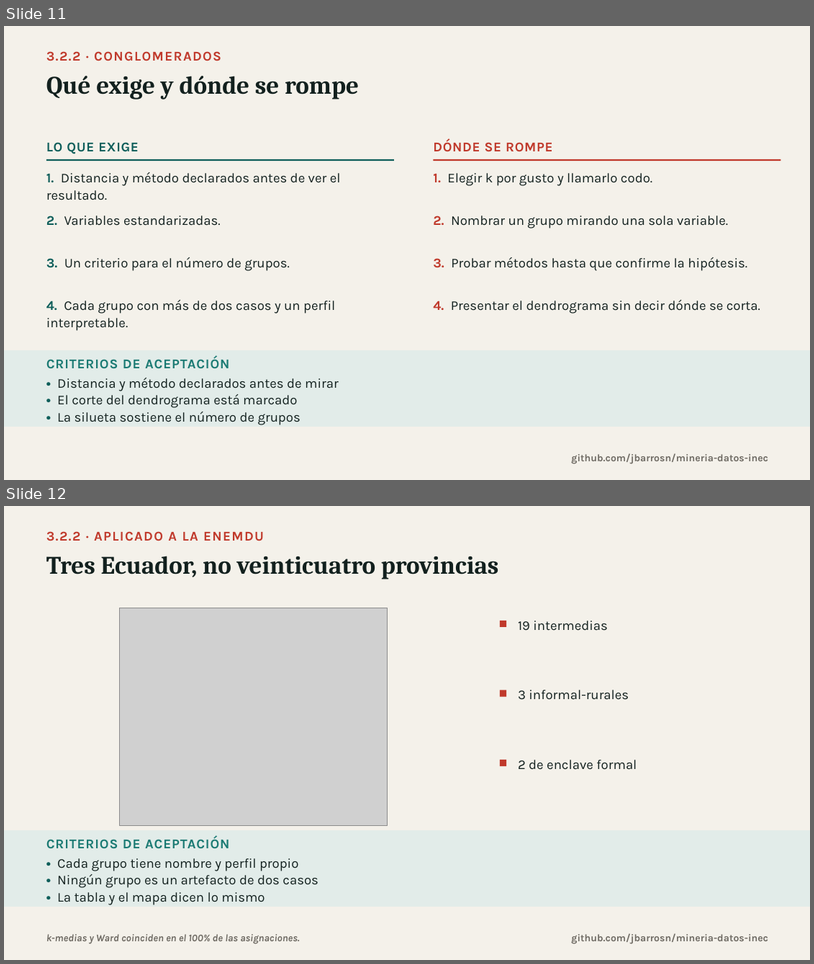
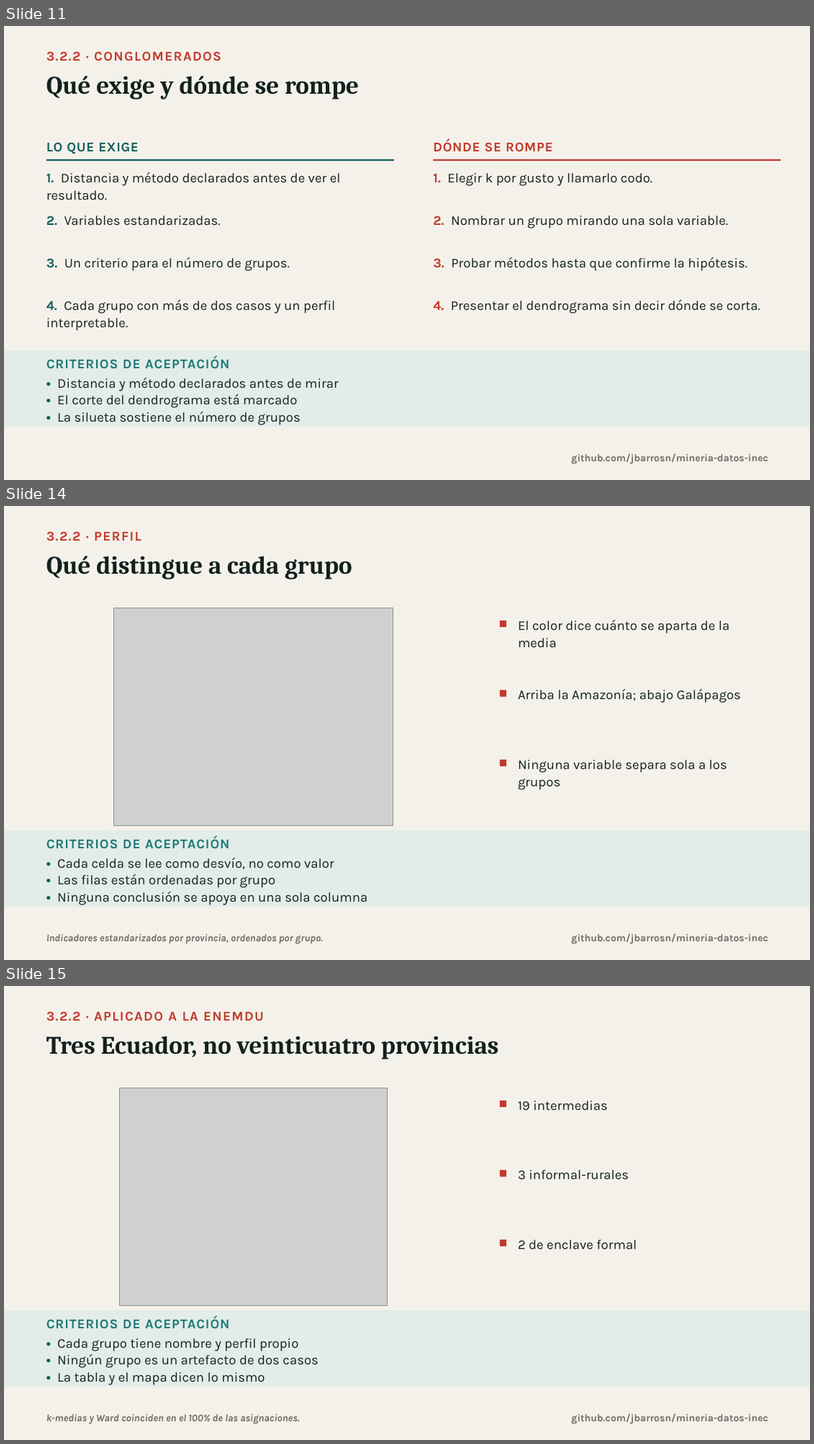
Before and after one commit to jbarrosn/mineria-datos-inec, a slide deck: docs/diapositivas/02_multivariante.pptx. Shown one above the other, each under a label of ours: slides 11 and 12 before the commit, slides 11, 14 and 15 after it; the slides between them are not shown. The pictures are 814x964 and 814x1444 pixels, drawn with LibreOffice and Linux fonts; fonts in the diff are those of the drawing; grey boxes stand for pictures. Boxes give left, top, right and bottom in pixels: in the first picture for what was removed or moved away, otherwise in the second. Text is boxed around its words. In the diff, an @@ line names an element or a change of style, - is before the commit and + after.

Commit message:
Agrega plano antes/despues, silueta y perfil en calor al bloque de conglomerados

```diff
--- a/docs/diapositivas/02_multivariante.pptx
+++ b/docs/diapositivas/02_multivariante.pptx
@@ slide 14 added at (4, 506, 810, 960), background #F4F1EA @@
@@ text added at (46, 531, 142, 541), 16 pt, text #C0392B, bold @@
+3.2.2 · PERFIL
@@ text added at (46, 556, 352, 579), 30 pt, text #12201E, bold @@
+Qué distingue a cada grupo
@@ picture added at (113, 608, 394, 826) @@
@@ rectangle added at (500, 620, 507, 627), fill #C0392B @@
@@ text added at (518, 620, 730, 648), 16 pt, text #12201E @@
+El color dice cuánto se aparta de la media
@@ rectangle added at (500, 690, 507, 697), fill #C0392B @@
@@ text added at (518, 689, 741, 703), 16 pt, text #12201E @@
+Arriba la Amazonía; abajo Galápagos
@@ rectangle added at (500, 759, 507, 766), fill #C0392B @@
@@ text added at (518, 759, 728, 790), 16 pt, text #12201E @@
+Ninguna variable separa sola a los grupos
@@ rectangle added at (4, 830, 810, 906), fill #E2ECE9 @@
@@ text added at (46, 836, 229, 849), 16 pt, text #1B7A73, bold @@
+CRITERIOS DE ACEPTACIÓN
@@ text added at (57, 857, 368, 905), 16 pt, text #12201E @@
+• Cada celda se lee como desvío, no como valor
+• Las filas están ordenadas por grupo
+• Ninguna conclusión se apoya en una sola columna
@@ text added at (46, 934, 323, 944), 12 pt, text #6E6A63, bold, italic @@
+Indicadores estandarizados por provincia, ordenados por grupo.
@@ text added at (571, 933, 769, 944), 12 pt, text #6E6A63, bold @@
+github.com/jbarrosn/mineria-datos-inec
@@ what was slide 12 is now slide 15 @@
```
Also in this commit, not shown: 2 other slides added, 9 other files.
